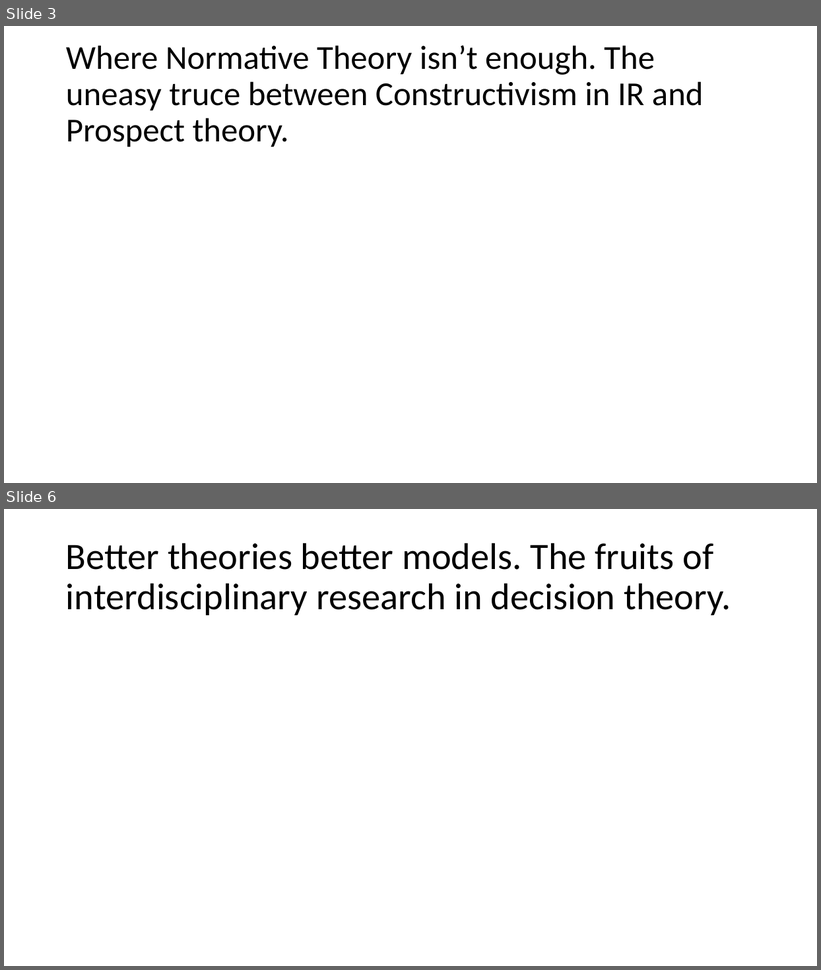
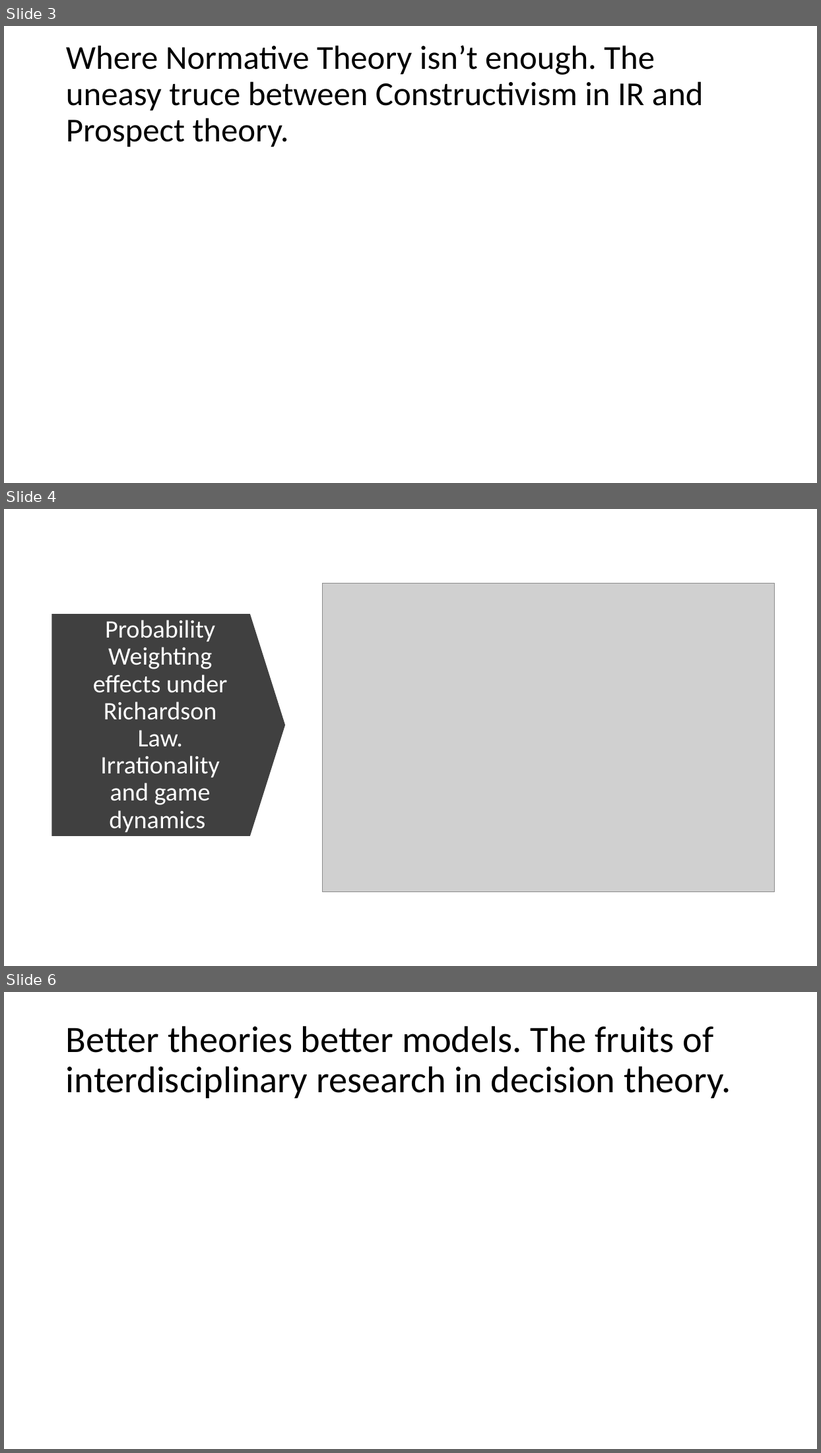
Before and after one commit to Sviatkd/Mathtalk, a slide deck: Talk Presentation.pptx. Shown one above the other, each under a label of ours: slides 3 and 6 before the commit, slides 3, 4 and 6 after it; the slides between them are not shown. The pictures are 821x970 and 821x1453 pixels, drawn with LibreOffice and Linux fonts; fonts in the diff are those of the drawing; grey boxes stand for pictures. Boxes give left, top, right and bottom in pixels: in the first picture for what was removed or moved away, otherwise in the second. Text is boxed around its words. In the diff, an @@ line names an element or a change of style, - is before the commit and + after.

```diff
--- a/Talk Presentation.pptx
+++ b/Talk Presentation.pptx
@@ slide 4 added at bbox=[4, 509, 817, 966], background #FFFFFF @@
@@ picture added at bbox=[322, 584, 775, 892] @@
@@ down arrow added at bbox=[52, 614, 286, 836], fill #404040 @@
@@ title added at bbox=[93, 620, 227, 832], 29.7 pt, text #FFFFFF @@
+Probability Weighting effects under Richardson Law. Irrationality and game dynamics
```
Also in this commit, not shown: 3 slides changed.
